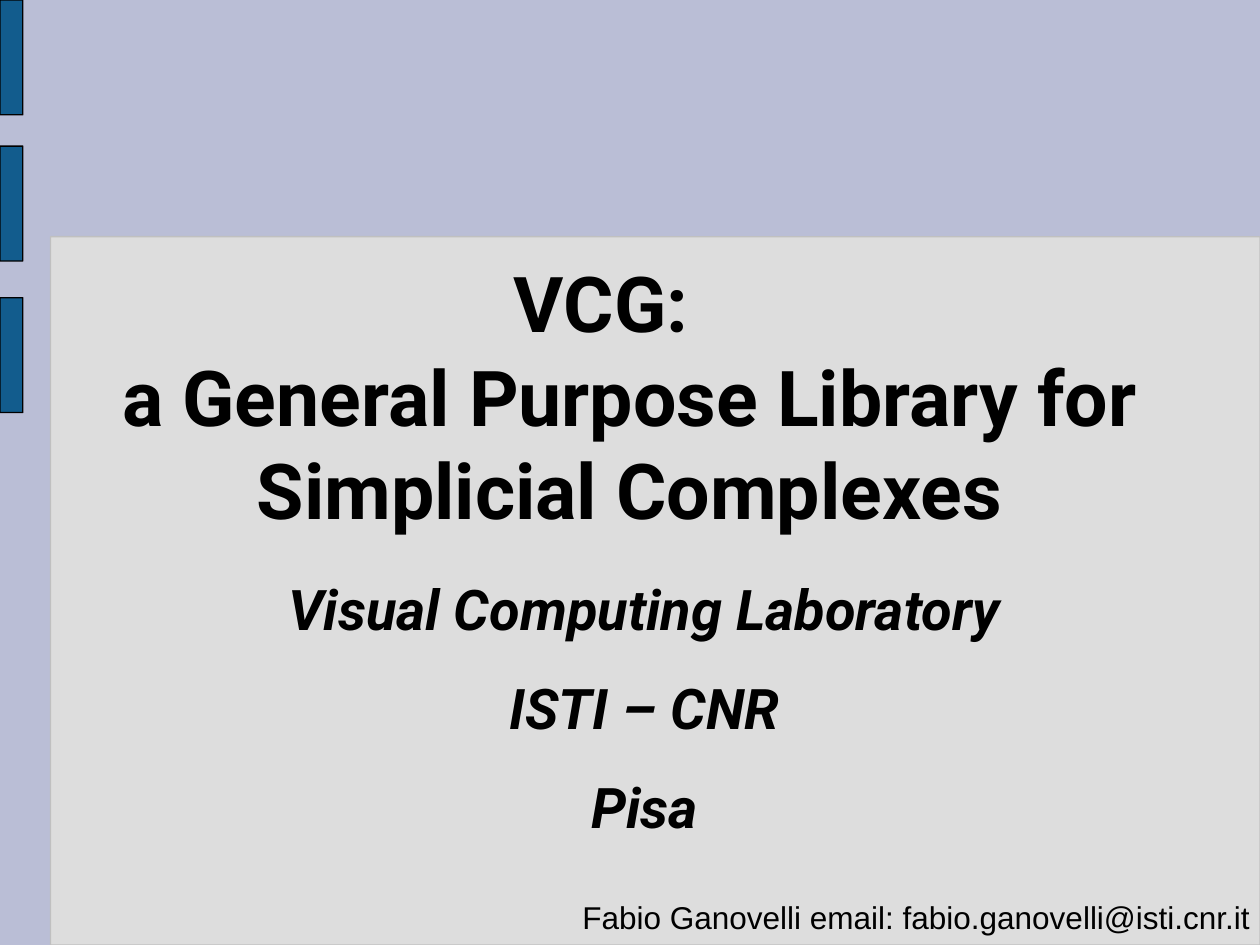
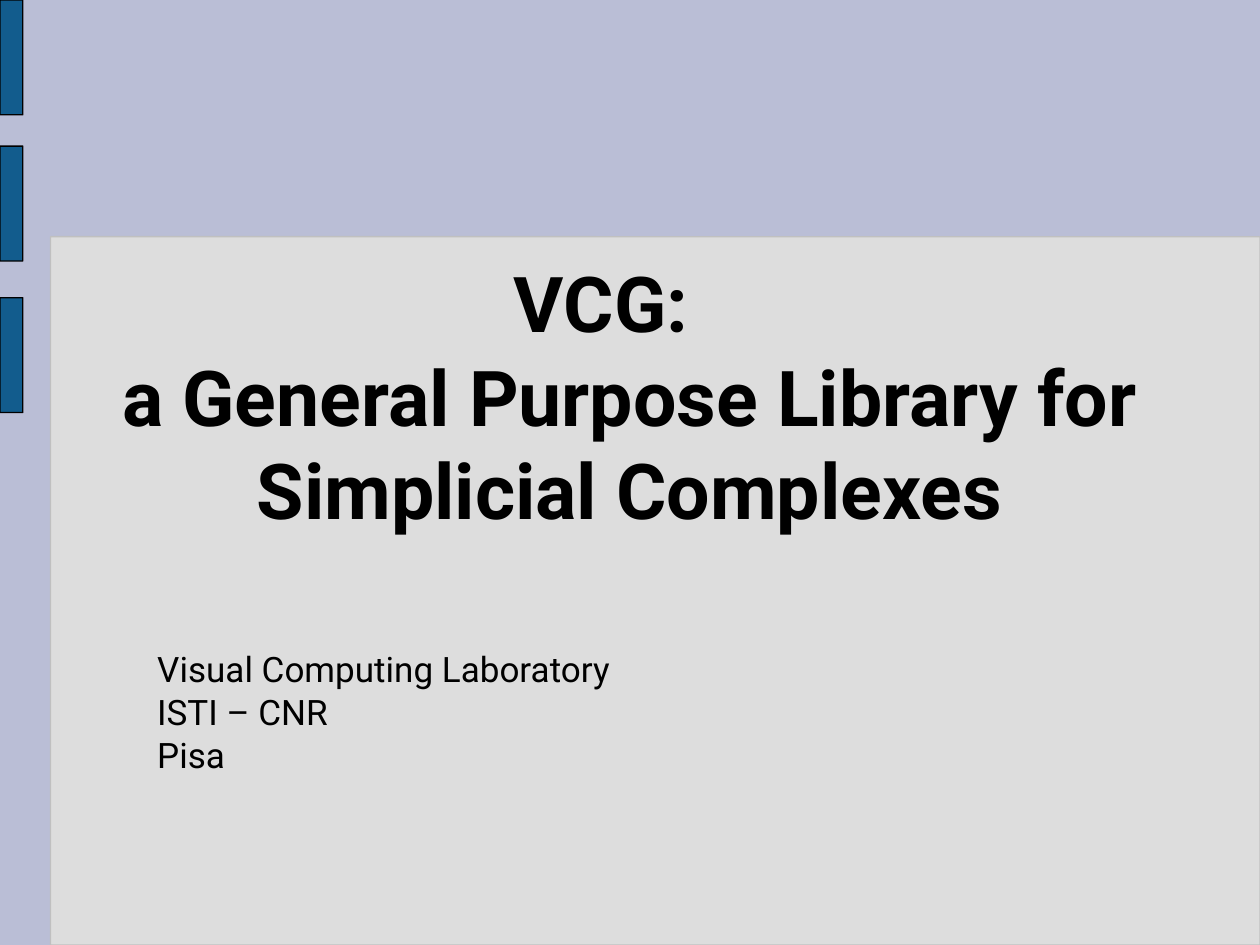
Before and after one commit to prototypable/vcglib, a slide deck: slide 1 of docs/introduction to vcg.ppt. Drawn at 1260x945 pixels with LibreOffice and Linux fonts; fonts in the diff are those of the drawing. Boxes give left, top, right and bottom in pixels: in the first picture for what was removed or moved away, otherwise in the second. Text is boxed around its words. In the diff, an @@ line names an element or a change of style, - is before the commit and + after.

```diff
--- a/docs/introduction to vcg.ppt
+++ b/docs/introduction to vcg.ppt
@@ subtitle "Visual Computing Laboratory": place and size @@
-subtitle "Visual Computing Laboratory" at bbox=[288, 588, 1000, 829]
+subtitle "Visual Computing Laboratory" at bbox=[157, 655, 610, 769]
@@ subtitle "Visual Computing Laboratory" at bbox=[157, 655, 610, 769]: size 32 to 20 pt, bold off, italic off; alignment centre to left; line spacing 1.01 to 0.75; less space between paragraphs @@
@@ text removed at bbox=[582, 906, 1250, 935] @@
-Fabio Ganovelli email: fabio.ganovelli@isti.cnr.it
```
Also in this commit, not shown: 10 other slides changed, 9 slides added, 1 slide removed.
